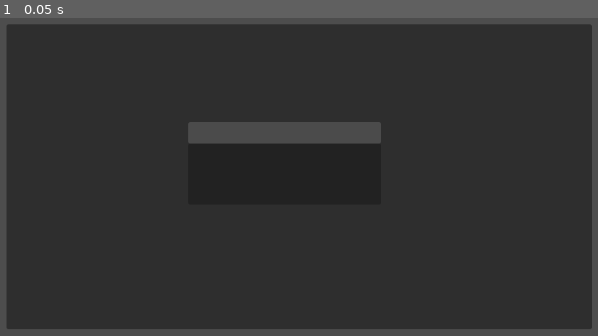
Above: before the commit, frame 1.
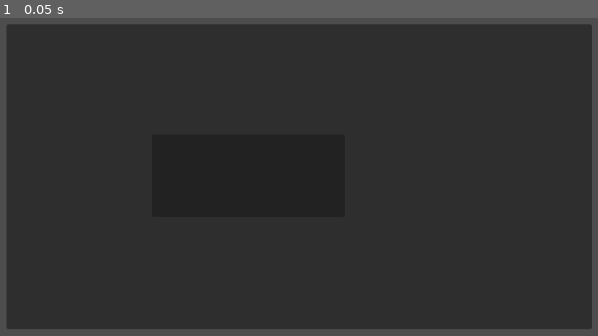
Above: after the commit, the same moment.

Repository: xelphyr/signalbreak
Game: Godot game, scene res://scenes/game.tscn
The game is run twice, just before and just after one commit, with the same random seed, the same clock (stepped at 60 frames per second) and the same inputs.
Inputs:
- Up to frame 1 (0.05 s): no input

The runs differ from the first frame. In frame 1, 2.1% of the frame differs, in the area x 31-64%, y 32-40%.

Commit message:
Among other things, made some messy code to remove the titlebar from modules.

Diff:
--- a/scenes/Terminal.tscn
+++ b/scenes/Terminal.tscn
@@ -1,8 +1,12 @@
-[gd_scene load_steps=4 format=3 uid="uid://cj2fp15372w2y"]
+[gd_scene load_steps=6 format=3 uid="uid://cj2fp15372w2y"]
 
 [ext_resource type="Script" uid="uid://bl5hegm7pir5t" path="res://scripts/classes/terminal.gd" id="1_enqfd"]
 [ext_resource type="Theme" uid="uid://cogdfdd8x05p7" path="res://themes/Terminal.tres" id="1_y2lda"]
 [ext_resource type="Script" uid="uid://c67gtaewiiw2g" path="res://scripts/classes/test_module.gd" id="2_i12f4"]
+
+[sub_resource type="StyleBoxEmpty" id="StyleBoxEmpty_y2lda"]
+
+[sub_resource type="StyleBoxEmpty" id="StyleBoxEmpty_8xblc"]
 
 [node name="Terminal" type="GraphEdit" groups=["Terminal"]]
 offset_left = 168.0
@@ -28,12 +32,14 @@
 
 [node name="Module1" type="GraphNode" parent="."]
 layout_mode = 0
-offset_left = 262.0
-offset_top = 141.0
-offset_right = 540.0007
-offset_bottom = 260.0
+offset_left = 210.0
+offset_top = 159.0
+offset_right = 488.00067
+offset_bottom = 278.0
 mouse_filter = 1
-position_offset = Vector2(262, 141)
+theme_override_styles/titlebar = SubResource("StyleBoxEmpty_y2lda")
+theme_override_styles/titlebar_selected = SubResource("StyleBoxEmpty_8xblc")
+position_offset = Vector2(210, 159)
 slot/0/left_enabled = false
 slot/0/left_type = 0
 slot/0/left_color = Color(1, 1, 1, 1)
@@ -67,13 +73,16 @@
 [node name="Control" type="Control" parent="Module1"]
 custom_minimum_size = Vector2(0, 20)
 layout_mode = 2
+mouse_filter = 1
 
 [node name="Control2" type="Control" parent="Module1"]
 custom_minimum_size = Vector2(0, 20)
 layout_mode = 2
+mouse_filter = 1
 
 [node name="Control3" type="Control" parent="Module1"]
 custom_minimum_size = Vector2(0, 20)
 layout_mode = 2
+mouse_filter = 1
 
 [connection signal="connection_request" from="." to="." method="_on_connection_request"]
--- a/scenes/modules/saw_generator.tscn
+++ b/scenes/modules/saw_generator.tscn
@@ -1,3 +1,28 @@
-[gd_scene format=3 uid="uid://dsfn4l2ohcyt5"]
+[gd_scene load_steps=4 format=3 uid="uid://dsfn4l2ohcyt5"]
 
-[node name="SawGenerator" type="Node2D"]
+[ext_resource type="Theme" uid="uid://ly24tmtkrgxx" path="res://themes/modules/saw_generator.tres" id="1_0u2pa"]
+[ext_resource type="Script" uid="uid://ddl5v86tn6k2f" path="res://scripts/classes/modules/saw_generator.gd" id="1_l6deq"]
+[ext_resource type="Texture2D" uid="uid://rneg5ss18o5a" path="res://icon.svg" id="3_ano0u"]
+
+[node name="SawGenerator" type="GraphNode"]
+offset_right = 128.0
+offset_bottom = 74.0
+theme = ExtResource("1_0u2pa")
+slot/0/left_enabled = false
+slot/0/left_type = 0
+slot/0/left_color = Color(1, 1, 1, 1)
+slot/0/left_icon = null
+slot/0/right_enabled = false
+slot/0/right_type = 0
+slot/0/right_color = Color(1, 1, 1, 1)
+slot/0/right_icon = null
+slot/0/draw_stylebox = true
+script = ExtResource("1_l6deq")
+metadata/_custom_type_script = "uid://ddl5v86tn6k2f"
+
+[node name="TextureRect" type="TextureRect" parent="."]
+visible = false
+layout_mode = 2
+size_flags_vertical = 3
+texture = ExtResource("3_ano0u")
+expand_mode = 1
--- a/scripts/classes/module.gd
+++ b/scripts/classes/module.gd
@@ -6,6 +6,8 @@
 ## The Terminal to which this module is connected. [br]
 ## [b][color=yellow]Warning:[/color][/b] value is only initialized after [method _ready].
 var terminal : Terminal
+##
+var _first_next_frame : bool = true
 #endregion
 
 #region Terminal-called processes
@@ -53,7 +55,17 @@
 	terminal.tick.connect(_tick)
 	terminal.post_tick.connect(_commit)
 
+	# Deleting the title
+	var titlebar := get_titlebar_hbox()
+
+	for child in titlebar.get_children():
+		child.queue_free()
+	titlebar.custom_minimum_size = Vector2.ZERO
+	titlebar.size_flags_vertical = Control.SIZE_SHRINK_CENTER
+
 func _process(_delta : float) -> void:
+	if _first_next_frame:
+		get_titlebar_hbox().visible = false
 	#Clamps the movement of the modules to within the bounds of the terminal
 	position_offset.x = clampf(position_offset.x, 0.0, $"..".size.x - size.x)
 	position_offset.y = clampf(position_offset.y, 0.0, $"..".size.y - size.y)
--- /dev/null
+++ b/themes/modules/saw_generator.tres
@@ -0,0 +1,21 @@
+[gd_resource type="Theme" load_steps=7 format=3 uid="uid://ly24tmtkrgxx"]
+
+[ext_resource type="Texture2D" uid="uid://rneg5ss18o5a" path="res://icon.svg" id="1_dh3wv"]
+
+[sub_resource type="StyleBoxTexture" id="StyleBoxTexture_ddlhf"]
+texture = ExtResource("1_dh3wv")
+
+[sub_resource type="StyleBoxEmpty" id="StyleBoxEmpty_vj871"]
+
+[sub_resource type="StyleBoxEmpty" id="StyleBoxEmpty_gi723"]
+
+[sub_resource type="StyleBoxEmpty" id="StyleBoxEmpty_gvy0x"]
+
+[sub_resource type="StyleBoxEmpty" id="StyleBoxEmpty_7pmga"]
+
+[resource]
+GraphNode/styles/panel = SubResource("StyleBoxTexture_ddlhf")
+GraphNode/styles/panel_focus = SubResource("StyleBoxEmpty_vj871")
+GraphNode/styles/panel_selected = SubResource("StyleBoxEmpty_gi723")
+GraphNode/styles/titlebar = SubResource("StyleBoxEmpty_gvy0x")
+GraphNode/styles/titlebar_selected = SubResource("StyleBoxEmpty_7pmga")
